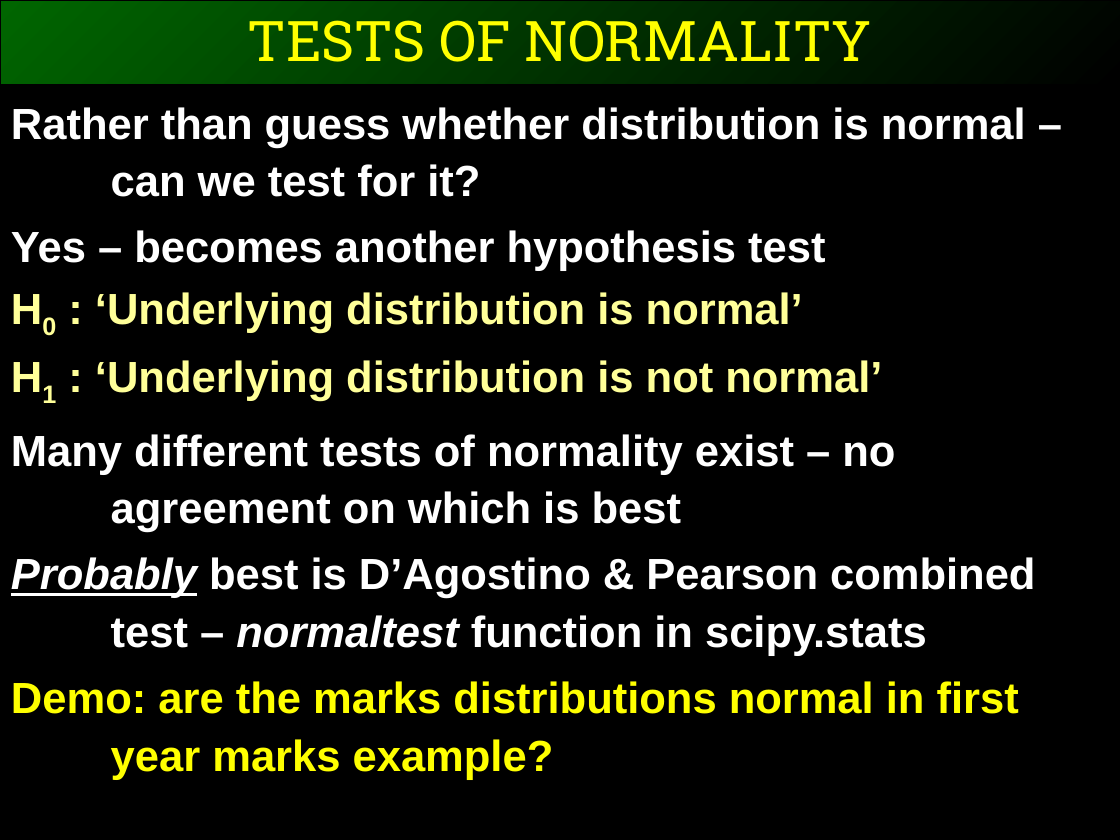
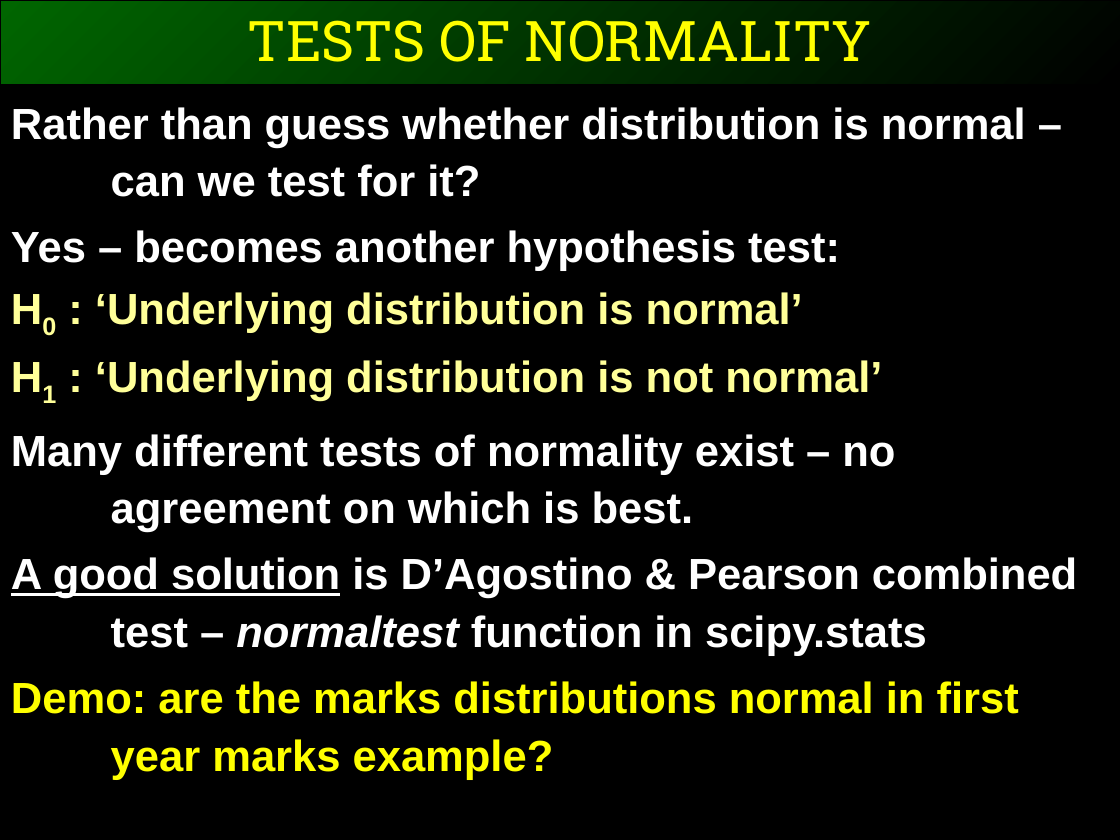
Before and after one commit to ggorman/Introduction-to-stats-for-geoscientists, a slide deck: slide 12 of slides/CSFG7.pptx. Drawn at 1120x840 pixels with LibreOffice and Linux fonts; fonts in the diff are those of the drawing. Boxes give left, top, right and bottom in pixels: in the first picture for what was removed or moved away, otherwise in the second. Text is boxed around its words. In the diff, an @@ line names an element or a change of style, - is before the commit and + after.

```diff
--- a/slides/CSFG7.pptx
+++ b/slides/CSFG7.pptx
@@ text at bbox=[11, 230, 840, 271]: text changed @@
-Yes – becomes another hypothesis test
+Yes – becomes another hypothesis test:
@@ text at bbox=[11, 434, 1077, 656]: text changed @@
-Many different tests of normality exist – no agreement on which is best
-Probably best is D’Agostino & Pearson combined test – normaltest function in scipy.stats
+Many different tests of normality exist – no agreement on which is best.
+A good solution is D’Agostino & Pearson combined test – normaltest function in scipy.stats
```
Also in this commit, not shown: 9 other slides changed, 1 other file.
